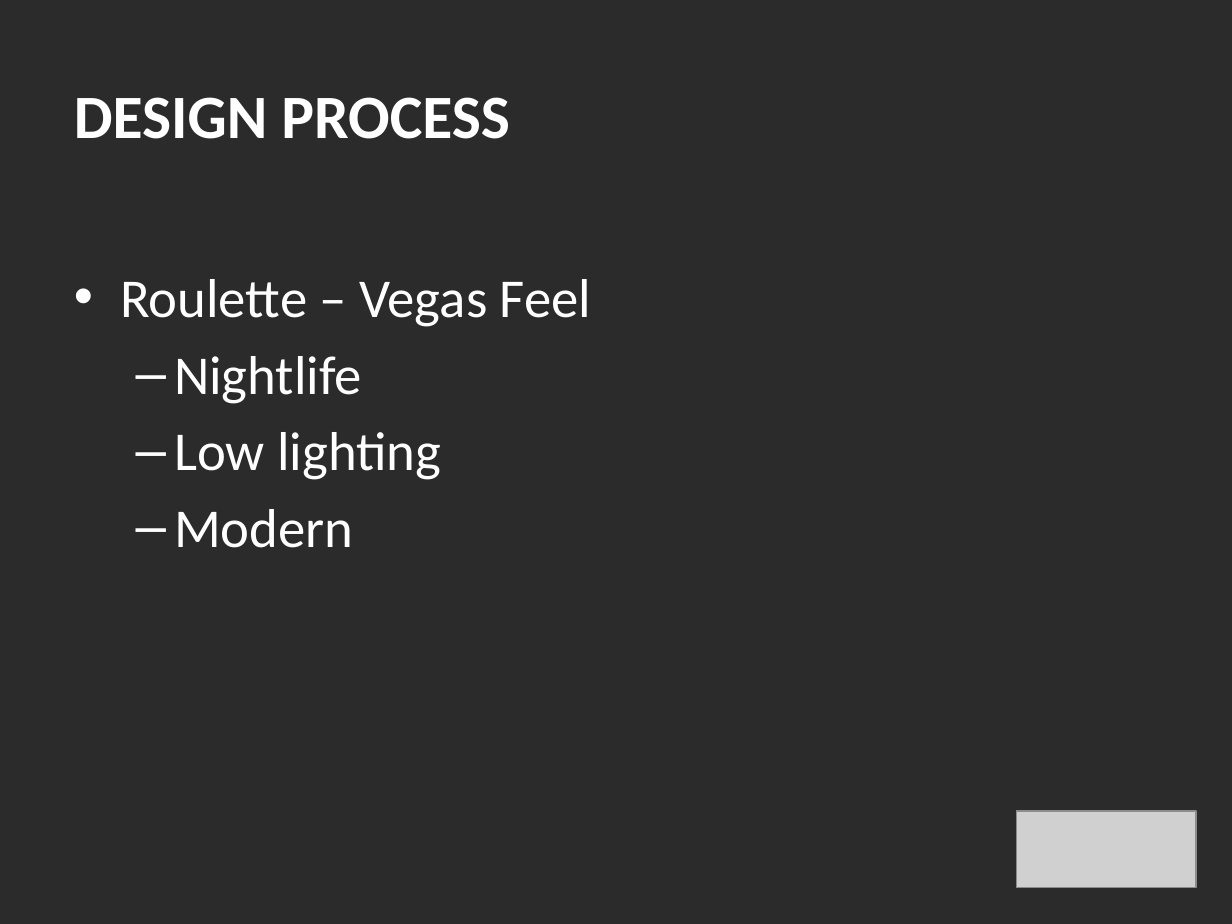
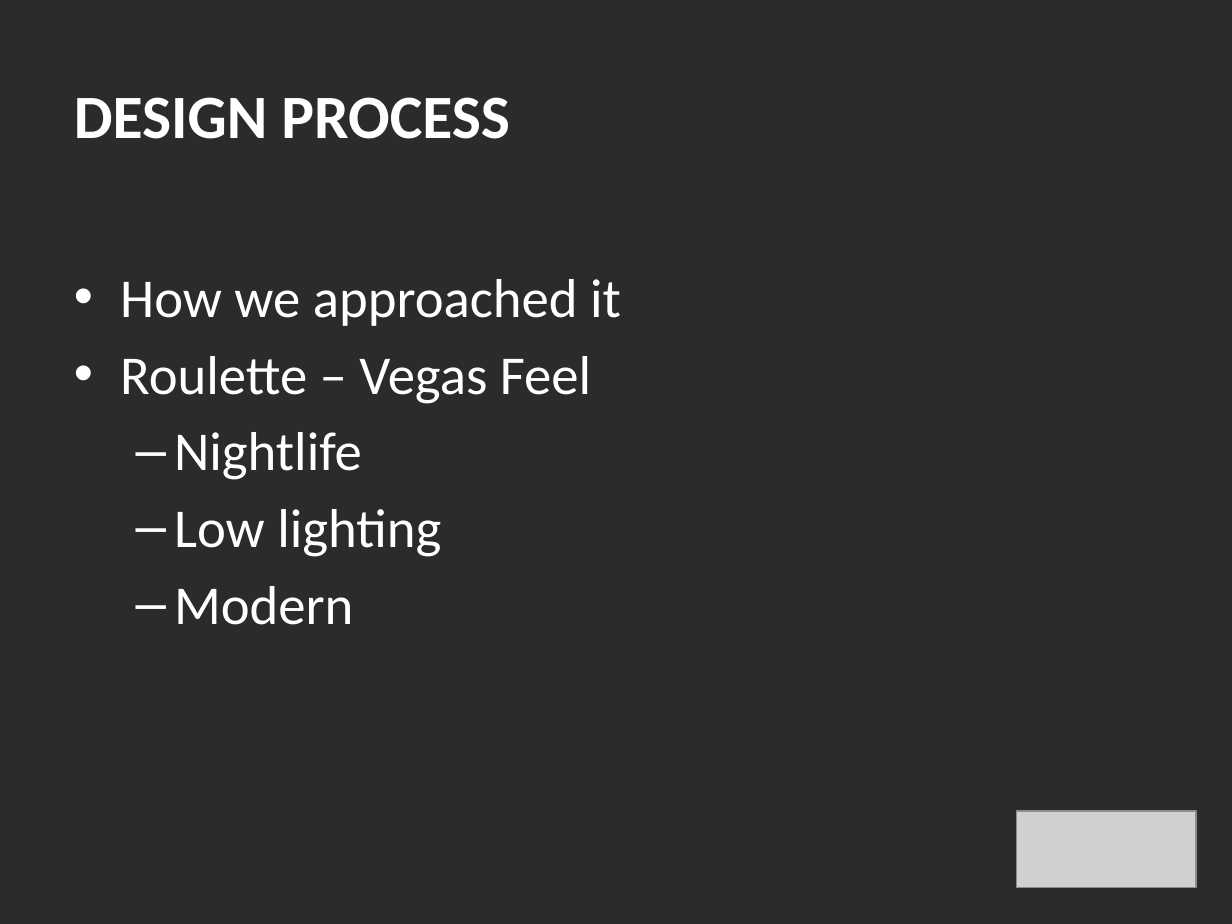
Before and after one commit to MrEdwinRodriguez/projectone, a slide deck: slide 7 of karaoke-roulette.pptx. Drawn at 1232x924 pixels with LibreOffice and Linux fonts; fonts in the diff are those of the drawing; grey boxes stand for pictures; background and template pictures are left out; a plain dark background stands for a picture behind light text. Boxes give left, top, right and bottom in pixels: in the first picture for what was removed or moved away, otherwise in the second. Text is boxed around its words. In the diff, an @@ line names an element or a change of style, - is before the commit and + after.

```diff
--- a/karaoke-roulette.pptx
+++ b/karaoke-roulette.pptx
@@ text at box(120, 279, 621, 326): paragraph added @@
+• How we approached it
```
Also in this commit, not shown: 1 other slide changed.
